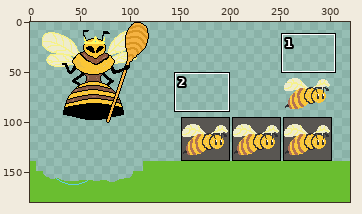
File history of a pixel-art file, Assets/beeMainCharacterDraft.aseprite. Above, an overview of the earlier version with the close-up marked.
Close-up. Before:
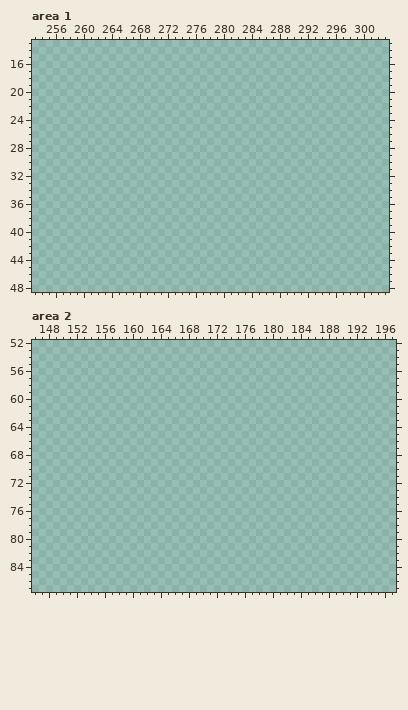
320x180 pixels, 1 frame. Shown: area 1: x 253..303, y 13..48; area 2: x 146..197, y 52..87. The commit also changed other parts of the picture, which this record leaves out.
The same view after the edit:
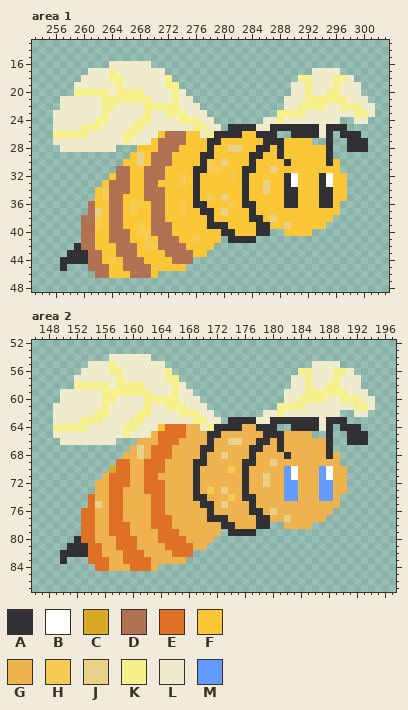
Palette (. is transparent): A #313034  B #ffffff  C #d8a926  D #b17254  E #df7126  F #fbc736  G #eeb34f  H #f6cb52  J #e9d18b  K #f6f18a  L #eeeccc  M #639bff
Difference:
Area 1, layer "Layer 1":
y 16: x 264..269 ...... -> LLLLLL
y 17: x 261..271 ........... -> LLLKLLLLLLL; x 293..296 .... -> LLLL
y 18: x 260..272 ............. -> LLLLKKLLLLLLK; x 291..298 ........ -> KKLLLKKL
y 19: x 259..273 ............... -> LLLLLLKLLLLLLKK; x 290..299 .......... -> LLKLLLKLLL
y 20: x 259..274 ................ -> KKKKKLKKKKLLLLKL; x 290..299 .......... -> LLKLLKKLLL
y 21: x 257..275 ................... -> LLLLLLKKKKKKKLLLKLL; x 289..300 ............ -> LLLKKKKKKLLL
y 22: x 257..276 .................... -> LLLLLLKKLLLLKKKKKLLL; x 289..301 ............. -> LLKKKKLLKKKLL
y 23: x 256..277 ...................... -> LLLLLLLKLLLLLKLLKKKLLL; x 288..301 .............. -> KKKKLLLLLLLKKL
y 24: x 256..278 ....................... -> LLLLLLKKLLLLKKLLLLKKKLL; x 286..296 ........... -> LLKLLLLLLLL; x 299..300 .. -> LL
y 25: x 256..279 ........................ -> LLLLKKKLLLLKKLLLLLLLKKLL; x 281..297 ................. -> AAAALLAAAAAAALAAA
y 26: x 256..287 ................................ -> KKKKKLLLLLKKLLLFDDDFFLKAAAAFFAAA; x 290..295 ...... -> AAAALA; x 297..299 ... -> AAA
y 27: x 256..292 ..................................... -> LLLLLLLLLLKLLLFDDDDFFFAAFFFFFFAAAFFFF; x 295 . -> A; x 298..300 ... -> AAA
y 28: x 257..264 ........ -> LLLLLLLL; x 268..295 ............................ -> FFFDDDFFFFAFFJJFFAAFAFFFFFFA; x 298..300 ... -> AAA
y 29: x 267..295 ............................. -> FJFDDDFFFFAAFFFFFAAFFAFFFFFFA
y 30: x 266..296 ............................... -> FFJFDDDFFFFAHFJFFFAFFFFAFFFFFAF
y 31: x 265..296 ................................ -> DDFFDDDFFFFAAHHFFFAAFFJFFFFFFFFF
y 32: x 264..297 .................................. -> FDDFFDDDFFHFAFFFFHFAFFFFFABFFFABFF
y 33: x 263..297 ................................... -> FDDDFFDDFFFHFAFFFFFFAFFJFFABFFFABFF
y 34: x 262..297 .................................... -> FHDDDFFDDDFFFFAFFFFFFAFFJFFAAFFFAAFF
y 35: x 262..297 .................................... -> FHDDFFFDDDFFFFAFHFJFFAFFFFFAAFFFAAFF
y 36: x 261..296 .................................... -> DFFDDFHHFDDFFHFAAFFFHFAAFFFFAAFFFAAF
y 37: x 261..296 .................................... -> DJFDDFHFFDDFFHFFAAFJFFFAFFFFFFFFFFFF
y 38: x 260..295 .................................... -> DDHFDDFFFFDDFFFFFFAFFFFFAAFJFFFFFFFF
y 39: x 260..294 ................................... -> DDHFDDFFHFDDDFFFFFAAAFFFFAAFFJFFFFF
y 40: x 260..286 ........................... -> DDFFDDDFHHDDDFFFFFFFAAFFFAA; x 289..292 .... -> FFFF
y 41: x 260..279 .................... -> DDFFDDDFFHFDDDFFHFFF; x 281..284 .... -> AAAA
y 42: x 259..278 .................... -> ADDFFFDDDFHHDDDDFFFF
y 43: x 258..277 .................... -> AAADDFFDDDFFFFDDDDFF
y 44: x 257..275 ................... -> AAAADDFHFDDDFFFFDDD
y 45: x 257 . -> A; x 261..274 .............. -> DDDFFDDDDFFFFF
y 46: x 262..270 ......... -> DDFFFDDDF
Area 2, layer "Layer 1":
y 54: x 157..162 ...... -> LLLLLL
y 55: x 154..164 ........... -> LLLKLLLLLLL; x 186..189 .... -> LLLL
y 56: x 153..165 ............. -> LLLLKKLLLLLLK; x 184..191 ........ -> KKLLLKKL
y 57: x 152..166 ............... -> LLLLLLKLLLLLLKK; x 183..192 .......... -> LLKLLLKLLL
y 58: x 152..167 ................ -> KKKKKLKKKKLLLLKL; x 183..192 .......... -> LLKLLKKLLL
y 59: x 150..168 ................... -> LLLLLLKKKKKKKLLLKLL; x 182..193 ............ -> LLLKKKKKKLLL
y 60: x 150..169 .................... -> LLLLLLKKLLLLKKKKKLLL; x 182..194 ............. -> LLKKKKLLKKKLL
y 61: x 149..170 ...................... -> LLLLLLLKLLLLLKLLKKKLLL; x 181..194 .............. -> KKKKLLLLLLLKKL
y 62: x 149..171 ....................... -> LLLLLLKKLLLLKKLLLLKKKLL; x 179..189 ........... -> LLKLLLLLLLL; x 192..193 .. -> LL
y 63: x 149..172 ........................ -> LLLLKKKLLLLKKLLLLLLLKKLL; x 174..190 ................. -> AAAALLAAAAAAALAAA
y 64: x 149..180 ................................ -> KKKKKLLLLLKKLLLFEEEGGLKAAAAGGAAA; x 183..188 ...... -> AAAALA; x 190..192 ... -> AAA
y 65: x 149..185 ..................................... -> LLLLLLLLLLKLLLGEEEEGGGAAGGGGGGAAAGGGG; x 188 . -> A; x 191..193 ... -> AAA
y 66: x 150..157 ........ -> LLLLLLLL; x 161..188 ............................ -> GGGEEEGGGGAGGJJGGAAGAGGGGGGA; x 191..193 ... -> AAA
y 67: x 160..188 ............................. -> GJGEEEGGGGAAGGGGGAAGGAGGGGGGA
y 68: x 159..189 ............................... -> GGJGEEEGGGGAGGJGGGAGGGGAGGGGGAG
y 69: x 158..189 ................................ -> EEGGEEEGGGGAAGGGGGAAGGJGGGGGGGGG
y 70: x 157..190 .................................. -> CEEGGEEEGGGGAGGGGHGAGGGGGMBGGGMBGG
y 71: x 156..190 ................................... -> GEEEGGEEGGGGGAGGGGGGAGGJGGMBGGGMBGG
y 72: x 155..190 .................................... -> GGEEEGGEEEGGGGAGGGGGGAGGJGGMMGGGMMGG
y 73: x 155..190 .................................... -> GGEEGGGEEEGGGGAGHGJGGAGGGGGMMGGGMMGG
y 74: x 154..189 .................................... -> EGGEEGGGGEEGGGGAAGGGHGAAGGGGMMGGGMMG
y 75: x 154..189 .................................... -> EJGEEGGGGEEGGGGGAAGJGGGAGGGGGGGGGGGG
y 76: x 153..188 .................................... -> EEGGEEGGGGEEGGGGGGAGGGGGAAGJGGGGGGGG
y 77: x 153..187 ................................... -> EEGGEEGGGGEEEGGGGGAAAGGGGAAGGJGGGGG
y 78: x 153..179 ........................... -> EEGGEEEGGGEEEGGGGGGGAAGGGAA; x 182..185 .... -> GGGG
y 79: x 153..172 .................... -> EEGGEEEGGGGEEEGGGGGG; x 174..177 .... -> AAAA
y 80: x 152..171 .................... -> AEEGGGEEEGGGEEEEGGGG
y 81: x 151..170 .................... -> AAAEEGGEEEGGGGEEEEGG
y 82: x 150..168 ................... -> AAAAEEGGGEEEGGGGEEE
y 83: x 150 . -> A; x 154..167 .............. -> EEEGGEEEEGGGGG
y 84: x 155..163 ......... -> EEGGGEEEG
Where, in picture pixels (left, top, right, bottom), the same in both close-ups:
added: (53, 61, 375, 278)
added: (53, 354, 375, 571)
